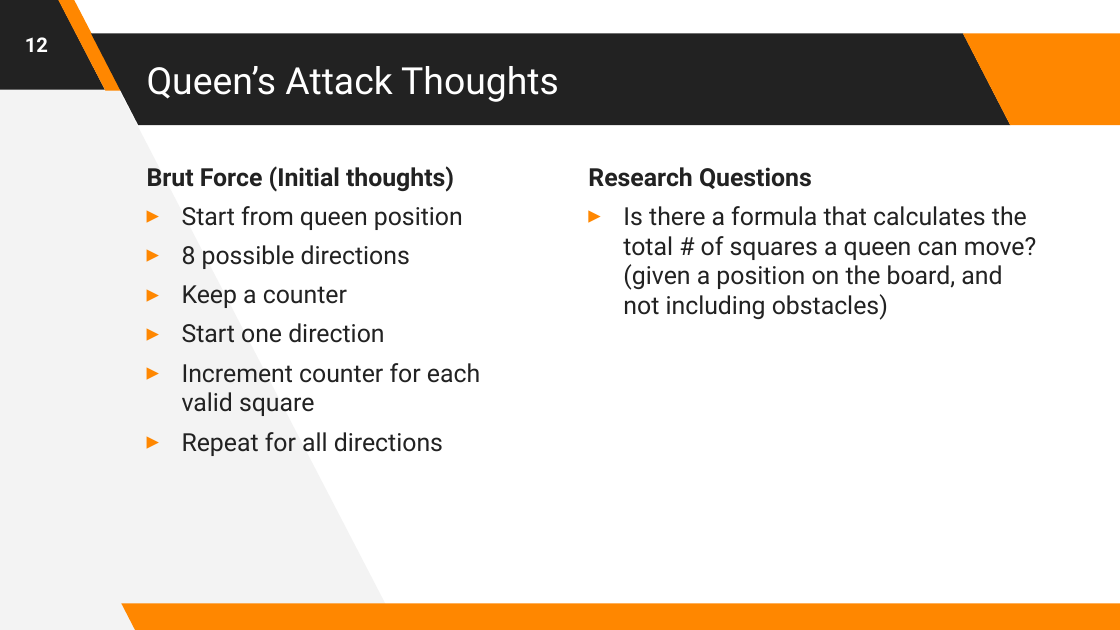
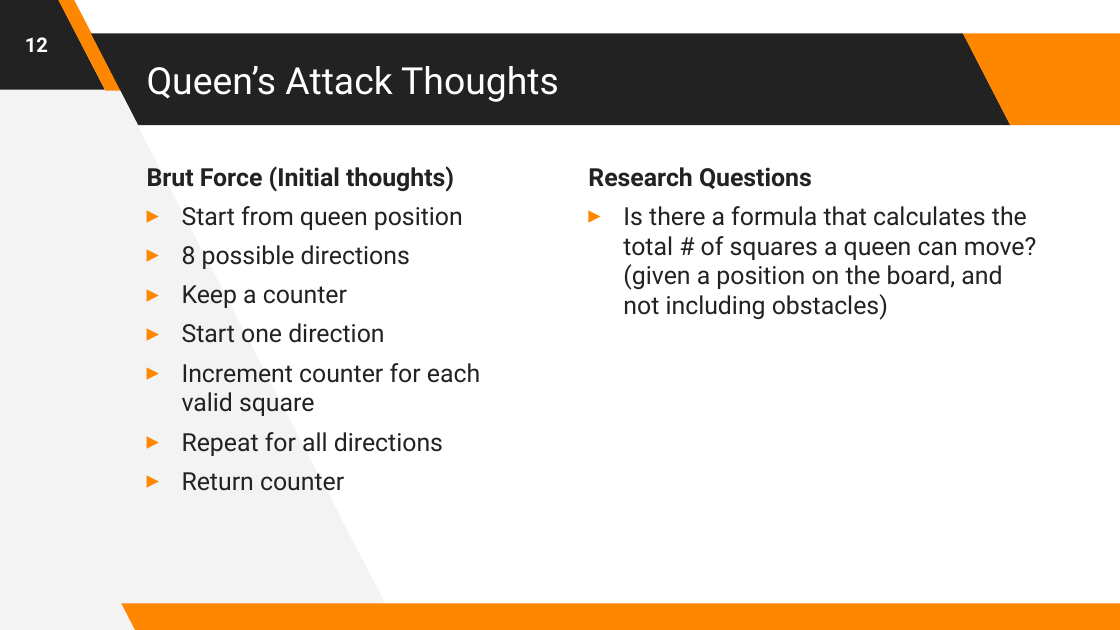
Before and after one commit to Edward-Rodriguez/proj1-Refactor, a slide deck: slide 12 of powerpoint.pptx. Drawn at 1120x630 pixels with LibreOffice and Linux fonts; fonts in the diff are those of the drawing. Boxes give left, top, right and bottom in pixels: in the first picture for what was removed or moved away, otherwise in the second. Text is boxed around its words. In the diff, an @@ line names an element or a change of style, - is before the commit and + after.

```diff
--- a/powerpoint.pptx
+++ b/powerpoint.pptx
@@ text at <box>182,472,344,491</box>: paragraph added @@
+▸ Return counter
```
Also in this commit, not shown: 4 other slides changed.
